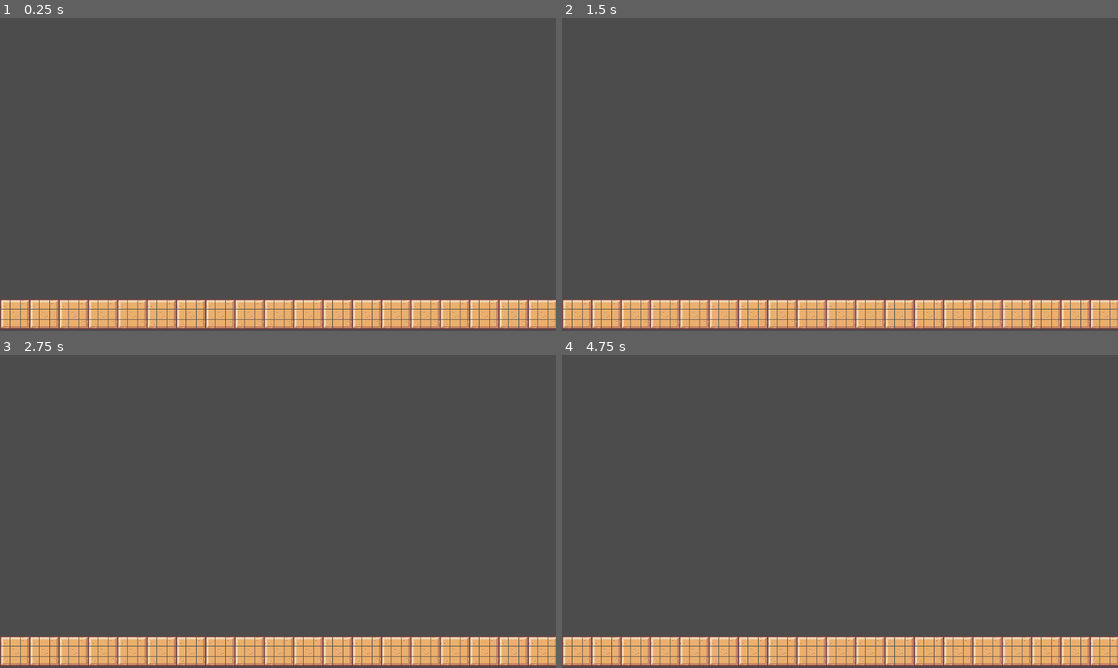
Above: before the commit, frames 1-4 (two rows, left to right).
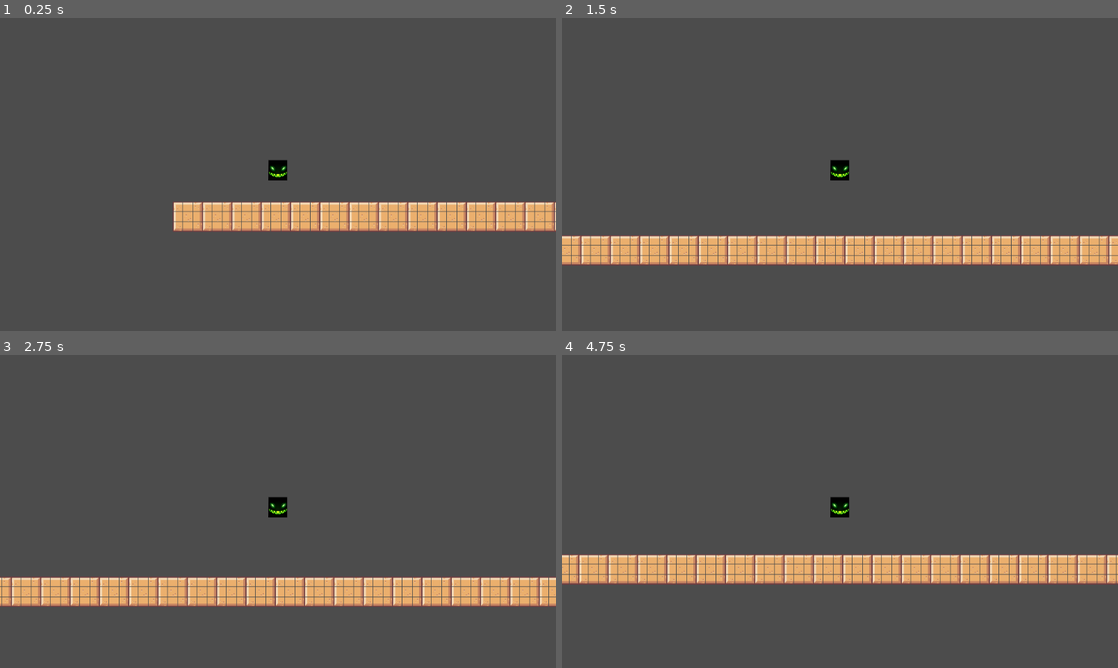
Above: after the commit, the same moments.

Repository: layolabernat/jocgrupal
Game: Godot game, scene res://Joc.tscn
Same seed, same stepped clock (60 frames per second), same inputs: the game is played once before the commit and once after it.
Inputs:
- Up to frame 1 (0.25 s): no input
- Up to frame 2 (1.5 s): hold Space (ves_amunt, bound only after the commit) 0.53-1.28 s; tap Space (ves_amunt, bound only after the commit) at 1.35 s
- Up to frame 3 (2.75 s): hold Space (ves_amunt, bound only after the commit) from 2.03 s (still down)
- Up to frame 4 (4.75 s): release Space (ves_amunt, bound only after the commit) at 2.78 s; tap Space (ves_amunt, bound only after the commit) at 2.85, 4.35 s; hold Space (ves_amunt, bound only after the commit) 3.53-4.28 s

The runs differ from the first frame. In frame 1, 16% of the frame differs, in the area x 0-100%, y 45-100%; in frame 2, 19%; in frame 3, 19%; in frame 4, 19%.

Commit message:
joc.tcsn

Diff:
--- a/Joc.tscn
+++ b/Joc.tscn
@@ -1,6 +1,7 @@
-[gd_scene load_steps=7 format=2]
+[gd_scene load_steps=8 format=2]
 
 [ext_resource path="res://Tilemap/sand.png" type="Texture" id=1]
+[ext_resource path="res://Personatge animat.tscn" type="PackedScene" id=2]
 
 [sub_resource type="ConvexPolygonShape2D" id=2]
 points = PoolVector2Array( 0, 0, 18, 0, 18, 18, 0, 18 )
@@ -108,3 +109,10 @@
 cell_size = Vector2( 18, 18 )
 format = 1
 tile_data = PoolIntArray( -524096, 3, 0, -261959, 3, 0, 167, 3, 0, 170, 3, 0, 173, 3, 0, 176, 3, 0, 179, 3, 0, 196772,  …(2918 unchanged characters)…
+
+[node name="Personatge aka dcasbla69" parent="." instance=ExtResource( 2 )]
+position = Vector2( 93, 470 )
+
+[node name="Camera2D" type="Camera2D" parent="Personatge aka dcasbla69"]
+position = Vector2( 1, -3 )
+current = true
--- /dev/null
+++ b/Personatge animat.gd
@@ -0,0 +1,30 @@
+extends KinematicBody2D
+
+# Propietats de moviment
+export var velocitat = 400
+export var gravetat = 400
+export var forcaSalt = 300
+
+var velocitatX = Vector2(velocitat, 0)
+var velocitatY = Vector2.ZERO
+var estaAterra = false
+
+func _physics_process(delta):
+	# Capturar l'entrada d'usuari
+	var moviment = Input.get_action_strength("dreta") - Input.get_action_strength("esquerra")
+	var salt = Input.is_action_pressed("ves_amunt")
+
+	# Moure el personatge
+	velocitatX = Vector2(velocitat, 0) # Establir velocitat constant cap a la dreta
+	move_and_slide(velocitatX, Vector2.UP) # Moure el personatge
+
+	# Saltar
+	if estaAterra and salt:
+		velocitatY.y = -forcaSalt
+		estaAterra = false
+
+	# Aplicar la gravetat i moure verticalment
+	velocitatY.y += gravetat * delta
+	velocitatY = move_and_slide(velocitatY, Vector2.UP)
+	if is_on_floor():
+		estaAterra = true
--- a/Personatge animat.tscn
+++ b/Personatge animat.tscn
@@ -1,9 +1,10 @@
-[gd_scene load_steps=6 format=2]
+[gd_scene load_steps=8 format=2]
 
 [ext_resource path="res://La creatura aka dcasbla69/dcasbla-90º.png" type="Texture" id=1]
 [ext_resource path="res://La creatura aka dcasbla69/dcasbla-270º.png" type="Texture" id=2]
 [ext_resource path="res://La creatura aka dcasbla69/dcasbla-0º.png" type="Texture" id=3]
 [ext_resource path="res://La creatura aka dcasbla69/dcasbla-180º.png" type="Texture" id=4]
+[ext_resource path="res://Personatge animat.gd" type="Script" id=5]
 
 [sub_resource type="SpriteFrames" id=1]
 animations = [ {
@@ -13,9 +14,18 @@
 "speed": 3.0
 } ]
 
+[sub_resource type="RectangleShape2D" id=2]
+extents = Vector2( 48.5, 50 )
+
 [node name="Personatge aka dcasbla69" type="KinematicBody2D"]
+script = ExtResource( 5 )
 
 [node name="AnimatedSprite" type="AnimatedSprite" parent="."]
+position = Vector2( 0.999998, 1.90735e-06 )
+scale = Vector2( 0.25, 0.25 )
 frames = SubResource( 1 )
-frame = 1
-playing = true
+
+[node name="CollisionShape2D" type="CollisionShape2D" parent="."]
+position = Vector2( 1, 0 )
+scale = Vector2( 0.37, 0.37 )
+shape = SubResource( 2 )
--- a/project.godot
+++ b/project.godot
@@ -18,6 +18,14 @@
 
 common/drop_mouse_on_gui_input_disabled=true
 
+[input]
+
+ves_amunt={
+"deadzone": 0.5,
+"events": [ Object(InputEventKey,"resource_local_to_scene":false,"resource_name":"","device":0,"alt":false,"shift":false,"control":false,"meta":false,"command":false,"pressed":false,"scancode":0,"physical_scancode":32,"unicode":0,"echo":false,"script":null)
+ ]
+}
+
 [physics]
 
 common/enable_pause_aware_picking=true
